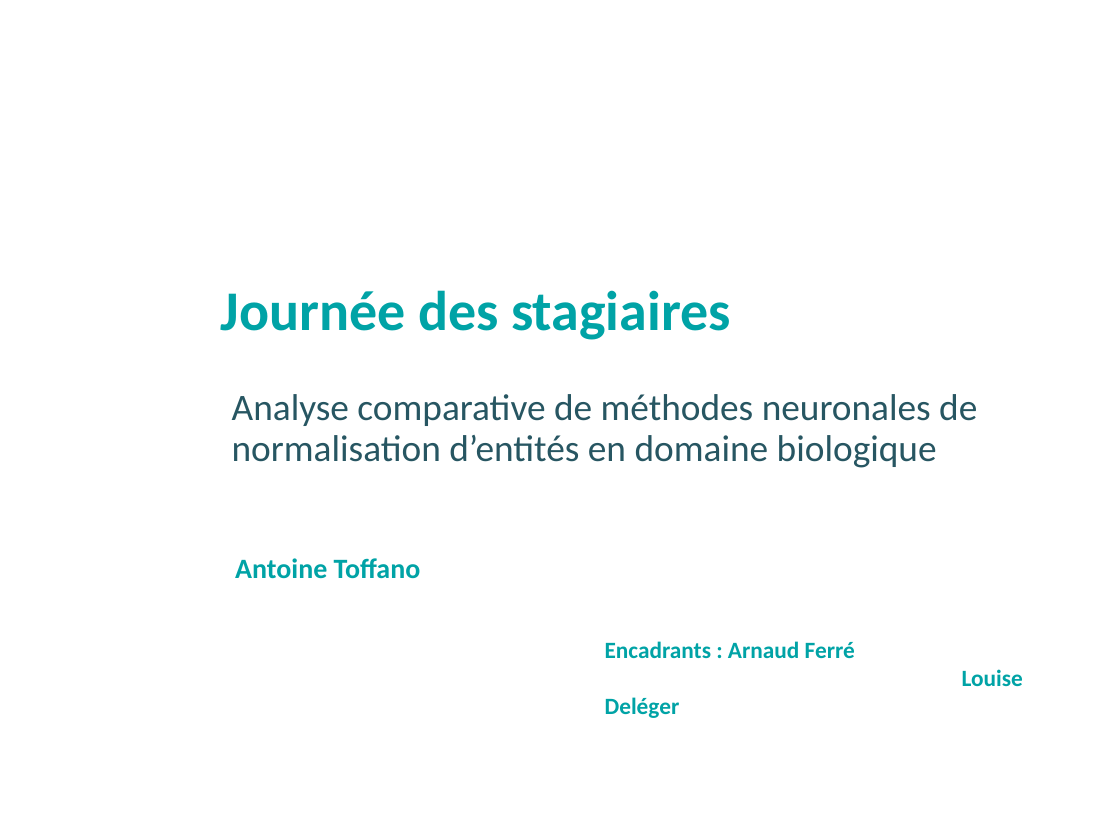
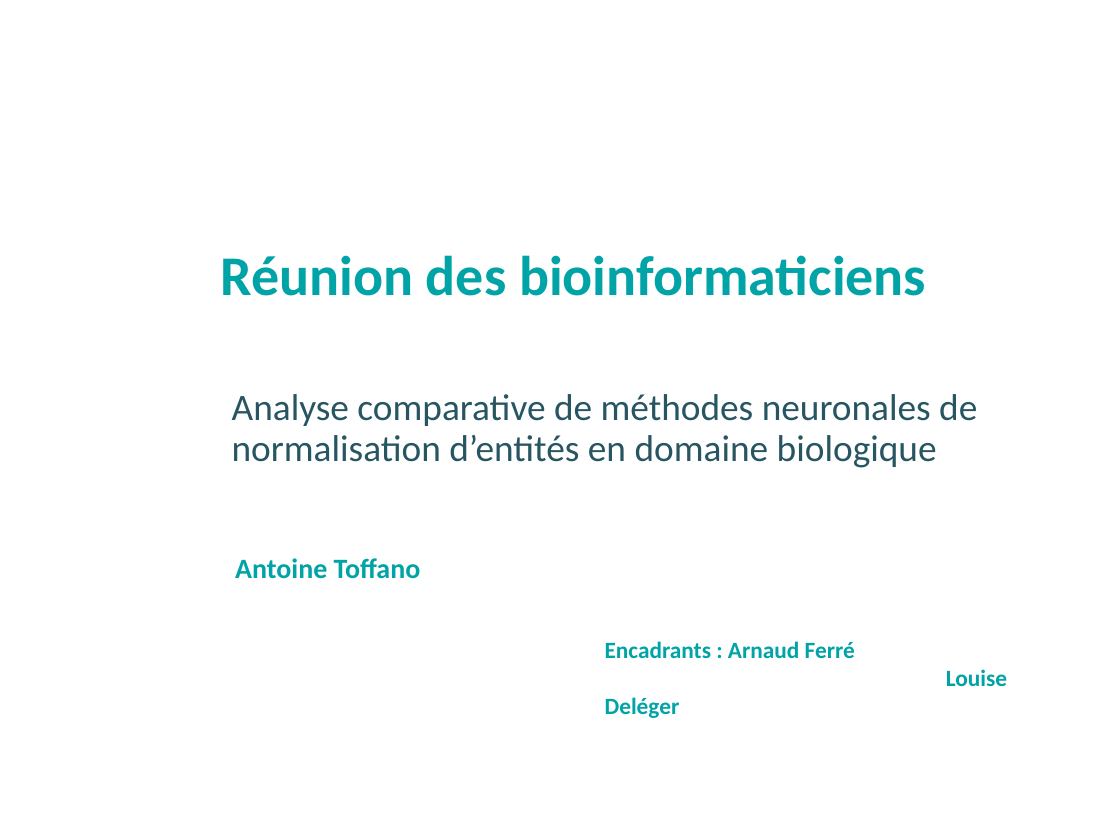
Before and after one commit to atoffano/entity-norm, a slide deck: slide 1 of Presentation-INRAE-format classique.pptx. Drawn at 1120x840 pixels with LibreOffice and Linux fonts; fonts in the diff are those of the drawing; background and template pictures are left out. Boxes give left, top, right and bottom in pixels: in the first picture for what was removed or moved away, otherwise in the second. Text is boxed around its words. In the diff, an @@ line names an element or a change of style, - is before the commit and + after.

```diff
--- a/Presentation-INRAE-format classique.pptx
+++ b/Presentation-INRAE-format classique.pptx
@@ text at (221,255,926,296): text changed @@
-Journée des stagiaires
+Réunion des bioinformaticiens
@@ text "Encadrants : Arnaud Ferré Louise ..." rewrapped from (605,641,1023,686) to (605,641,1007,686) @@
```
Also in this commit, not shown: 1 other slide changed, 16 slides added, 19 other files.
